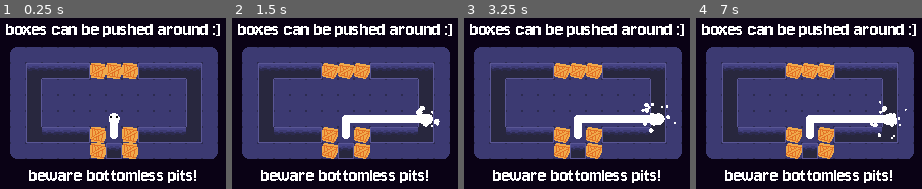
Above: before the commit, frames 1-4 (left to right).
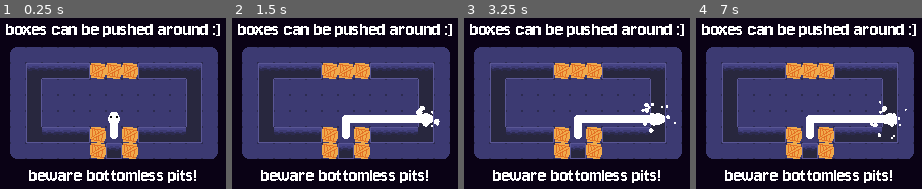
Above: after the commit, the same moments.

Repository: Evelyn-is-eepy/12dt-1---ouroborus
Game: Godot game, scene res://Scenes/Levels/level_2.tscn
Two runs of this game, one before a commit and one after it. Both use one fixed random seed, a clock stepped at 60 frames per second and the inputs below. This scene is started directly instead of the project's main scene.
Inputs:
- Up to frame 1 (0.25 s): no input
- Up to frame 2 (1.5 s): tap Enter at 0.5 s; hold D (move_right) 0.53-1.28 s; hold S (move_down) from 1.28 s (still down)
- Up to frame 3 (3.25 s): tap R (restart) at 2 s; release S (move_down) at 2.03 s; hold D (move_right) 2.03-2.78 s; hold W (move_up) from 2.78 s (still down)
- Up to frame 4 (7 s): release W (move_up) at 3.53 s; hold A (move_left) 3.53-5.03 s; tap R (restart) at 5, 5.75 s; hold S (move_down) 5.03-5.78 s; hold D (move_right) 5.78-6.53 s; hold W (move_up) from 6.53 s (still down)

The runs differ from the first frame. In frame 1, less than 0.1% of the frame differs, in the area x 47-54%, y 54-62%; in frame 2, 1.5%, in the area x 39-89%, y 26-83%; in frame 3, 1.5%; in frame 4, 1.5%.

Commit message:
removed old tilemap snake code, fixed box issue, added exit keybind, changed head sprite

Diff:
--- a/Scenes/box.tscn
+++ b/Scenes/box.tscn
@@ -2,9 +2,6 @@
 
 [ext_resource type="Script" uid="uid://cp63vbhypkfjc" path="res://Scripts/box.gd" id="1_xkb4e"]
 [ext_resource type="Texture2D" uid="uid://du1qox7qkjhsf" path="res://Assets/box.png" id="2_ego7h"]
-
-[sub_resource type="RectangleShape2D" id="RectangleShape2D_p6ket"]
-size = Vector2(14, 14)
 
 [sub_resource type="AtlasTexture" id="AtlasTexture_2jyye"]
 atlas = ExtResource("2_ego7h")
@@ -28,10 +25,17 @@
 "speed": 1.0
 }]
 
-[node name="Node2D" type="Node2D" unique_id=639441410 node_paths=PackedStringArray("wall_ray", "movable_objects_ray") groups=["box"]]
+[sub_resource type="RectangleShape2D" id="RectangleShape2D_p6ket"]
+size = Vector2(14, 14)
+
+[node name="Node2D" type="Node2D" unique_id=639441410 node_paths=PackedStringArray("wall_ray", "movable_objects_ray", "tail_ray") groups=["box"]]
 script = ExtResource("1_xkb4e")
 wall_ray = NodePath("WallRay")
 movable_objects_ray = NodePath("MovableObjectRay")
+tail_ray = NodePath("TailRay")
+
+[node name="AnimatedSprite2D" type="AnimatedSprite2D" parent="." unique_id=1912487094]
+sprite_frames = SubResource("SpriteFrames_y7274")
 
 [node name="Area2D" type="Area2D" parent="." unique_id=866269031]
 collision_layer = 6
@@ -40,15 +44,17 @@
 [node name="CollisionShape2D" type="CollisionShape2D" parent="Area2D" unique_id=2068037449]
 shape = SubResource("RectangleShape2D_p6ket")
 
+[node name="TailRay" type="RayCast2D" parent="." unique_id=824289475]
+collision_mask = 2
+collide_with_areas = true
+
 [node name="WallRay" type="RayCast2D" parent="." unique_id=1201641385]
 target_position = Vector2(0, 16)
+collide_with_areas = true
 
 [node name="MovableObjectRay" type="RayCast2D" parent="." unique_id=484090548]
 target_position = Vector2(0, 16)
 collision_mask = 4
 collide_with_areas = true
 
-[node name="AnimatedSprite2D" type="AnimatedSprite2D" parent="." unique_id=1912487094]
-sprite_frames = SubResource("SpriteFrames_y7274")
-
 [connection signal="body_entered" from="Area2D" to="." method="_on_area_2d_body_entered"]
--- a/Scenes/snake.tscn
+++ b/Scenes/snake.tscn
@@ -329,19 +329,18 @@
 
 [node name="Node2D" type="Node2D" unique_id=989255042]
 
-[node name="Head" type="Node2D" parent="." unique_id=760044799 node_paths=PackedStringArray("facing_ray", "movable_objects_ray", "tail_hitbox", "tail_pivot", "body_tilemap", "body_line", "body_collider", "confetti", "blood", "head_sprite", "face_sprite", "personal_crown")]
+[node name="Head" type="Node2D" parent="." unique_id=760044799 node_paths=PackedStringArray("facing_ray", "movable_objects_ray", "tail_hitbox", "tail_pivot", "body_line", "body_collider", "confetti", "blood", "head_sprite", "face_sprite", "personal_crown")]
 z_index = 1
 script = ExtResource("1_16tbv")
 facing_ray = NodePath("WallRay")
 movable_objects_ray = NodePath("MovableObjectRay")
 tail_hitbox = NodePath("../TailPivot/TailArea")
 tail_pivot = NodePath("../TailPivot")
-body_tilemap = NodePath("../Body")
 body_line = NodePath("../Line2D")
 body_collider = NodePath("../BodyHitbox")
 confetti = NodePath("GPUParticles2D")
 blood = NodePath("GPUParticles2D2")
-head_sprite = NodePath("AnimatedSprite2D")
+head_sprite = NodePath("HeadSprite")
 face_sprite = NodePath("AnimatedSprite2D2")
 starting_direction = Vector2(0, -1)
 personal_crown = NodePath("ColorRect")
@@ -357,13 +356,18 @@
 collision_mask = 4
 collide_with_areas = true
 
+[node name="HeadSprite" type="Sprite2D" parent="Head" unique_id=2035960213]
+scale = Vector2(0.17812502, 0.22499995)
+texture = ExtResource("4_lmvgn")
+
 [node name="AnimatedSprite2D" type="AnimatedSprite2D" parent="Head" unique_id=1446944199]
+visible = false
 sprite_frames = SubResource("SpriteFrames_rjxvt")
 animation = &"up"
 
 [node name="AnimatedSprite2D2" type="AnimatedSprite2D" parent="Head" unique_id=955344301]
 sprite_frames = SubResource("SpriteFrames_7okff")
-animation = &"normal_up"
+animation = &"happy_up"
 
 [node name="Area2D" type="Area2D" parent="Head" unique_id=109781030]
 collision_layer = 2
--- a/Scripts/box.gd
+++ b/Scripts/box.gd
@@ -4,12 +4,15 @@
 
 @export var wall_ray: RayCast2D
 @export var movable_objects_ray: RayCast2D
+@export var tail_ray: RayCast2D
+@export var trans_type = Tween.TRANS_CIRC
+@export var duration = 0.6
 
 var moving = false
 
 # Called when the node enters the scene tree for the first time.
 func _ready() -> void:
-	$AnimatedSprite2D.play('default')
+	pass
 
 
 # Called every frame. 'delta' is the elapsed time since the previous frame.
@@ -19,9 +22,11 @@
 func is_blocked_in_direction(direction) -> bool:
 	wall_ray.target_position = direction * TILE_SIZE
 	movable_objects_ray.target_position = direction * TILE_SIZE
+	tail_ray.target_position = direction * TILE_SIZE
 	wall_ray.force_raycast_update()
 	movable_objects_ray.force_raycast_update()
-	if wall_ray.is_colliding():
+	tail_ray.force_raycast_update()
+	if wall_ray.is_colliding() or tail_ray.is_colliding():
 		return true
 	elif movable_objects_ray.is_colliding():
 		var object_to_move = movable_objects_ray.get_collider().get_parent()
@@ -39,6 +44,7 @@
 	tween.tween_property(self,'position',position + direction * TILE_SIZE,0.1).set_trans(Tween.TRANS_BOUNCE)
 	tween.tween_callback(finish_move_and_check)
 	movable_objects_ray.target_position = direction * TILE_SIZE
+	# Blindly telling other boxes to move should be safe, as this only happens once it's verified that they're not blocked
 	if movable_objects_ray.is_colliding():
 		var object_to_move = movable_objects_ray.get_collider().get_parent()
 		object_to_move.move_self(direction)
@@ -57,8 +63,6 @@
 func fall_into_hole() -> void:
 	$Area2D.set_deferred('disabled',true)
 	var falling_tween = create_tween()
-	var trans_type = Tween.TRANS_CIRC
-	var duration = 0.6
 	falling_tween.set_parallel()
 	falling_tween.tween_property(self, 'scale', Vector2(0,0), duration).set_trans(trans_type).set_ease(Tween.EASE_IN)
 	falling_tween.tween_property(self,'position',position + Vector2(0,8.0), duration).set_trans(trans_type).set_ease(Tween.EASE_IN)
--- a/Scripts/head.gd
+++ b/Scripts/head.gd
@@ -1,7 +1,8 @@
 extends Node2D
 
 const TILE_SIZE: int = 16
-const move_duration: float = 0.1
+const move_duration = 0.1
+const move_directions_and_names = [{Vector2(1.0,0.0):"right"},{Vector2(-1.0,0.0):"left"},{Vector2(0.0,-1.0):"up"},{Vector2(0.0,1.0):"down"},]
 
 signal ate_tail
 
@@ -9,19 +10,19 @@
 @export var movable_objects_ray: RayCast2D
 @export var tail_hitbox: Area2D
 @export var tail_pivot: Node2D
-@export var body_tilemap: TileMapLayer
 @export var body_line: Line2D
 @export var body_collider: Area2D
 @export var confetti: GPUParticles2D
 @export var blood: GPUParticles2D
-@export var head_sprite: AnimatedSprite2D
+@export var head_sprite: Sprite2D
 @export var face_sprite: AnimatedSprite2D
 @export var starting_direction: Vector2
 @export var manager: Node2D
 @export var personal_crown: ColorRect
+@export var move_trans_type = Tween.TRANS_BOUNCE
 
 var face_state: String = 'normal'
-var current_head_direction: String
+var current_head_direction: Vector2
 var last_moved_direction: Vector2 = starting_direction
 var previous_move_directions: Array = [starting_direction]
 var body_length: int = 0
@@ -35,20 +36,10 @@
 func _ready() -> void:
 	manager = get_node('/root/Node2D')
 	connect('ate_tail',manager.player_wins)
-	# Add the tail segment behind the head and orient the head sprite
-	var new_head_direction: String
-	match starting_direction:
-		Vector2(1,0):
-			new_head_direction = 'right'
-		Vector2(-1,0):
-			new_head_direction = 'left'
-		Vector2(0,1):
-			new_head_direction = 'down'
-		Vector2(0,-1):
-			new_head_direction = 'up'
-	current_head_direction = new_head_direction
-	head_sprite.play(new_head_direction)
-	face_sprite.play('normal_'+new_head_direction)
+	# Orient the head and face
+	current_head_direction = starting_direction
+	head_sprite.rotation = starting_direction.rotated(PI/2).angle()
+	face_sprite.play('normal_' + get_direction_name(current_head_direction))
 	# Remove all points and add tail to line body
 	body_line.clear_points()
 	body_line.add_point(position - starting_direction * TILE_SIZE)
@@ -56,14 +47,14 @@
 	body_line.add_point(position)
 	# Move and rotate the tail so that it is behind the head
 	tail_pivot.position = position - starting_direction * TILE_SIZE
-	# Rotation altered to be measured from upwards bearing
+
 	tail_pivot.rotation = starting_direction.rotated(PI/2).angle()
 
 # Called every frame. 'delta' is the elapsed time since the previous frame.
 func _process(_delta: float) -> void:
 	# Stick the last point on the body line to the head so that there is a visible neck.
 	body_line.points[-1] = position
-	#take player inputs for move direction
+	# Take player inputs for move direction
 	var move_direction: Vector2 = Vector2(0,0)
 	if not moving and can_move:
 		move_direction.x = Input.get_axis("move_left","move_right")
@@ -75,7 +66,6 @@
 	if move_direction and can_move:
 		# Find direction of last body segment from array
 		last_moved_direction = previous_move_directions[0]
-
 		# Point rays in direction of movement and force update
 		var movement_obstructed:bool = false
 		facing_ray.target_position = move_direction * TILE_SIZE
@@ -89,28 +79,17 @@
 			var object_to_move = movable_objects_ray.get_collider().get_parent()
 			if object_to_move.is_blocked_in_direction(move_direction):
 				movement_obstructed = true
-
 		# Only move the player if their chosen direction is not blocked and they still have length to spare
 		if not movement_obstructed and body_length < max_body_length:
 			# Initiate movement of snake head
 			var tween = create_tween()
 			moving = true
-			tween.tween_property(self,'position',position + move_direction * TILE_SIZE,move_duration).set_trans(Tween.TRANS_BOUNCE)
+			tween.tween_property(self,'position',position + move_direction * TILE_SIZE,move_duration).set_trans(move_trans_type)
 			tween.tween_callback(finish_move_and_check)
-			# Change head sprite & face sprite
-			var new_head_direction: String
-			match move_direction:
-				Vector2(1,0):
-					new_head_direction = 'right'
-				Vector2(-1,0):
-					new_head_direction = 'left'
-				Vector2(0,1):
-					new_head_direction = 'down'
-				Vector2(0,-1):
-					new_head_direction = 'up'
-			current_head_direction = new_head_direction
-			head_sprite.play(new_head_direction)
-			face_sprite.play(face_state+'_'+new_head_direction)
+			# Change head & face sprite
+			current_head_direction = move_direction
+			head_sprite.rotation = move_direction.rotated(PI/2).angle()
+			face_sprite.play(face_state + '_' + get_direction_name(current_head_direction))
 			# Add point to line body.
 			# This means that the previous endpoint will no longer be 'stuck' to the head,
 			# and come to rest on this point, while the new becomes 'stuck' as the neck.
@@ -163,13 +142,25 @@
 		body_collider.add_child(collision_square)
 	pass
 
+# Function to take the current move direction and output a string such as 'down' accordingly
+# This is for managing the face sprites
+func get_direction_name(direction) -> String:
+	for possible_direction in move_directions_and_names:
+		var possible_vector = possible_direction.keys()[0]
+		if direction == possible_vector:
+			return possible_direction[possible_vector]
+	# If the direction inputted doesn't match one of the 4 directions in the list:
+	print("get_direction_name(): direction does not match given cardinals")
+	# Just to be safe :P
+	return "up"
+
 # Function called when the player wins a level
 # Signals to main, chnages the face sprite and disables movement
 func win() -> void:
 	print('you won!')
 	ate_tail.emit()
 	face_state = 'happy'
-	face_sprite.play(face_state+'_'+current_head_direction)
+	face_sprite.play(face_state + '_' + get_direction_name(current_head_direction))
 	confetti.emitting = true
 	can_move = false
 
--- a/Scripts/level.gd
+++ b/Scripts/level.gd
@@ -56,6 +56,9 @@
 	# Checks if the player has pressed space to reset the level
 	if Input.is_action_just_pressed("restart"):
 		get_tree().reload_current_scene()
+	# Checks if the player has pressed escape to exit the level
+	if Input.is_action_pressed("exit"):
+		get_tree().change_scene_to_file("res://Scenes/level_select.tscn")
 
 func player_wins() -> void:
 	# Called when the player eats their own tail
--- a/Scripts/level_select.gd
+++ b/Scripts/level_select.gd
@@ -29,3 +29,7 @@
 func _on_button_pressed() -> void:
 	get_tree().change_scene_to_file("res://Scenes/main_menu.tscn")
 	pass # Replace with function body.
+
+func _process(_delta: float) -> void:
+	if Input.is_action_just_pressed("exit"):
+		get_tree().change_scene_to_file("res://Scenes/main_menu.tscn")
--- a/project.godot
+++ b/project.godot
@@ -56,8 +56,12 @@
 }
 restart={
 "deadzone": 0.2,
-"events": [Object(InputEventKey,"resource_local_to_scene":fa …(140 unchanged characters)… d":false,"keycode":0,"physical_keycode":32,"key_label":0,"unicode":32,"location":0,"echo":false,"script":null)
-, Object(InputEventKey,"resource_local_to_scene":false,"resource_name":"","device":-1,"window_id":0,"alt_pressed":false,"shift_pressed":false,"ctrl_pressed":false,"meta_pressed":false,"pressed":false,"keycode":0,"physical_keycode":82,"key_label":0,"unicode":114,"location":0,"echo":false,"script":null)
+"events": [Object(InputEventKey,"resource_local_to_scene":fa …(140 unchanged characters)… d":false,"keycode":0,"physical_keycode":82,"key_label":0,"unicode":114,"location":0,"echo":false,"script":null)
+]
+}
+exit={
+"deadzone": 0.2,
+"events": [Object(InputEventKey,"resource_local_to_scene":false,"resource_name":"","device":0,"window_id":0,"alt_pressed":false,"shift_pressed":false,"ctrl_pressed":false,"meta_pressed":false,"pressed":false,"keycode":0,"physical_keycode":4194305,"key_label":0,"unicode":0,"location":0,"echo":false,"script":null)
 ]
 }
 
